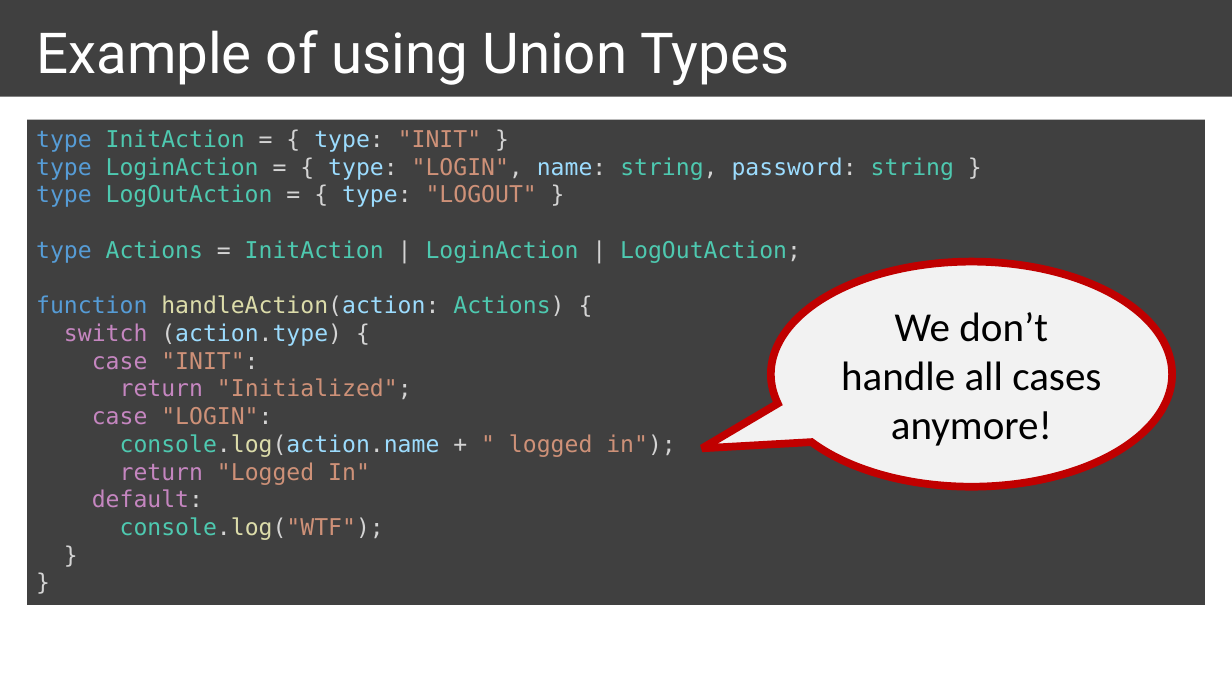
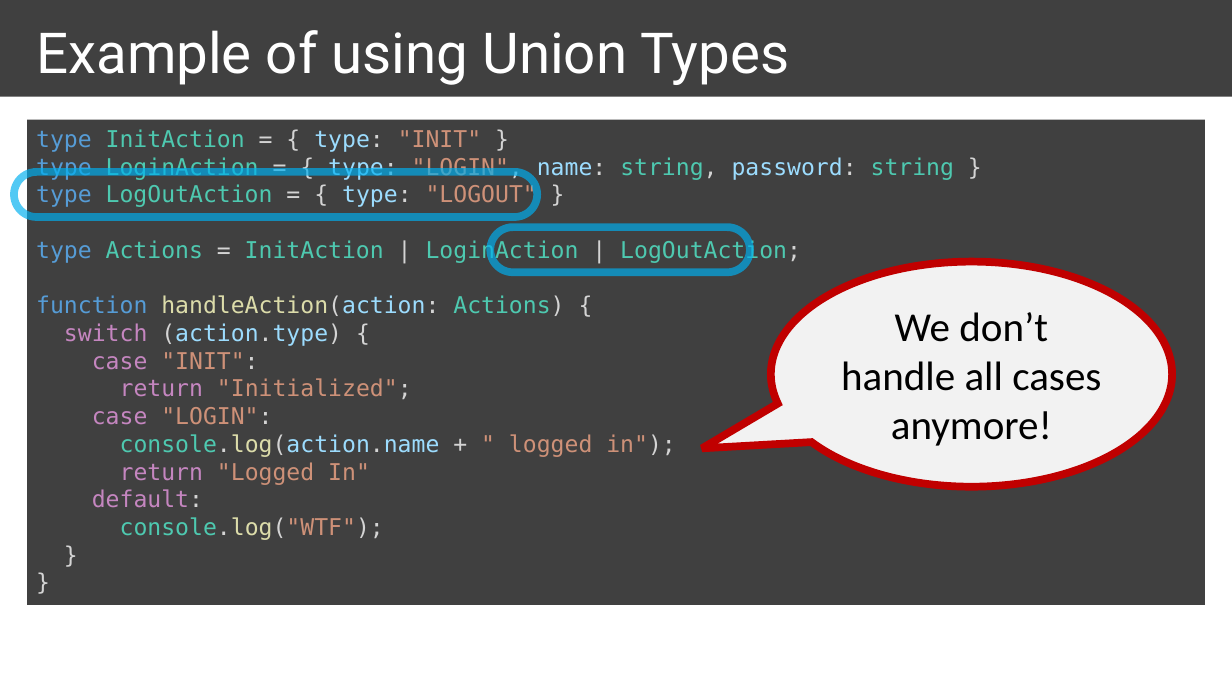
Before and after one commit to ymekesser/a-type-of-magic-presentation, a slide deck: slide 21 of a-type-of-magic.pptx. Drawn at 1232x693 pixels with LibreOffice and Linux fonts; fonts in the diff are those of the drawing. Boxes give left, top, right and bottom in pixels: in the first picture for what was removed or moved away, otherwise in the second. Text is boxed around its words. In the diff, an @@ line names an element or a change of style, - is before the commit and + after.

```diff
--- a/a-type-of-magic.pptx
+++ b/a-type-of-magic.pptx
@@ rounded rectangle added at (x1=14, y1=172, x2=537, y2=217), outline #00B0F0 6 pt @@
@@ rounded rectangle added at (x1=491, y1=227, x2=750, y2=273), outline #00B0F0 6 pt @@
```
Also in this commit, not shown: 2 other slides changed, 2 slides added, 1 slide removed, 4 other files.
